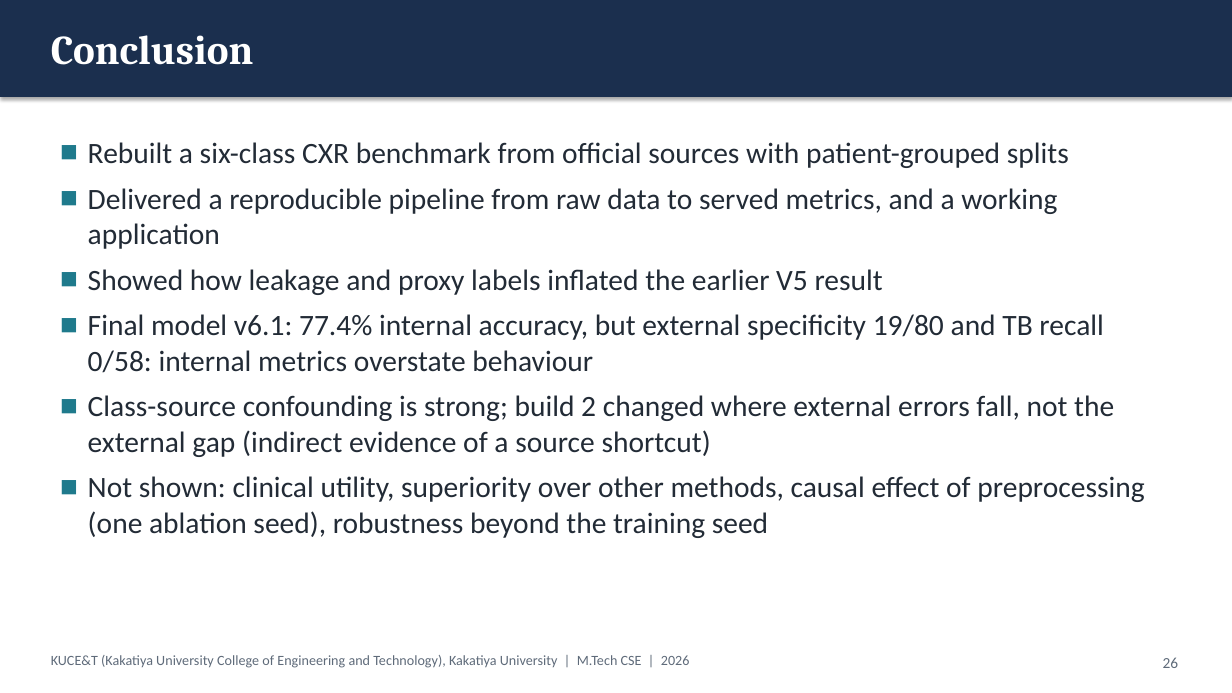
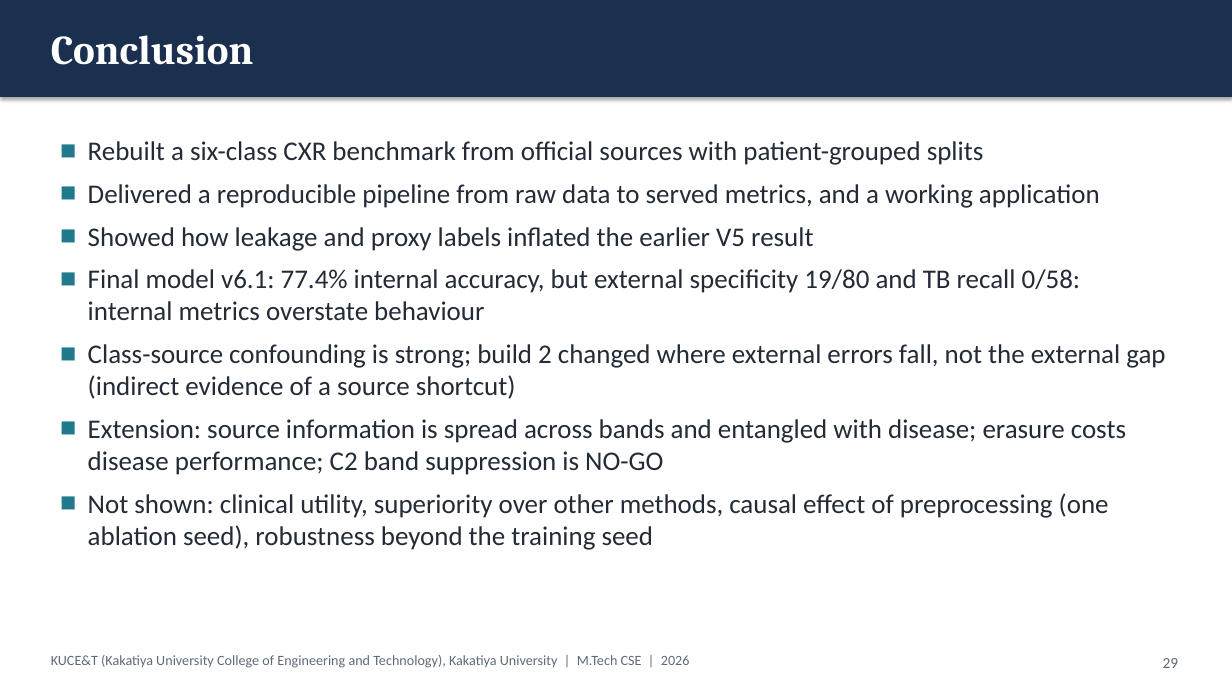
Before and after one commit to KSathwik/Lung_Disease_Detector, a slide deck: slide 29 of docs/presentation/LungAI_MTech_Presentation.pptx (slide 26 before the commit). Drawn at 1232x693 pixels with LibreOffice and Linux fonts; fonts in the diff are those of the drawing. Boxes give left, top, right and bottom in pixels: in the first picture for what was removed or moved away, otherwise in the second. Text is boxed around its words. In the diff, an @@ line names an element or a change of style, - is before the commit and + after.

```diff
--- a/docs/presentation/LungAI_MTech_Presentation.pptx
+++ b/docs/presentation/LungAI_MTech_Presentation.pptx
@@ text at (x1=88, y1=141, x2=1165, y2=550): size 23 to 21 pt in "Rebuilt a six-class CXR benchmark from official ...", "Delivered a reproducible pipeline from raw data ...", "Showed how leakage and proxy labels inflated ...", "Final model v6.1: 77.4% internal accuracy, but ..." and 2 more places @@
@@ text at (x1=88, y1=419, x2=1126, y2=475): paragraph added @@
+■ Extension: source information is spread across bands and entangled with disease; erasure costs disease performance; C2 band suppression is NO-GO
@@ page number at (x1=1163, y1=658, x2=1179, y2=668): text changed @@
-26
+29
```
Also in this commit, not shown: 2 other slides changed, 3 slides added, 39 other files.
